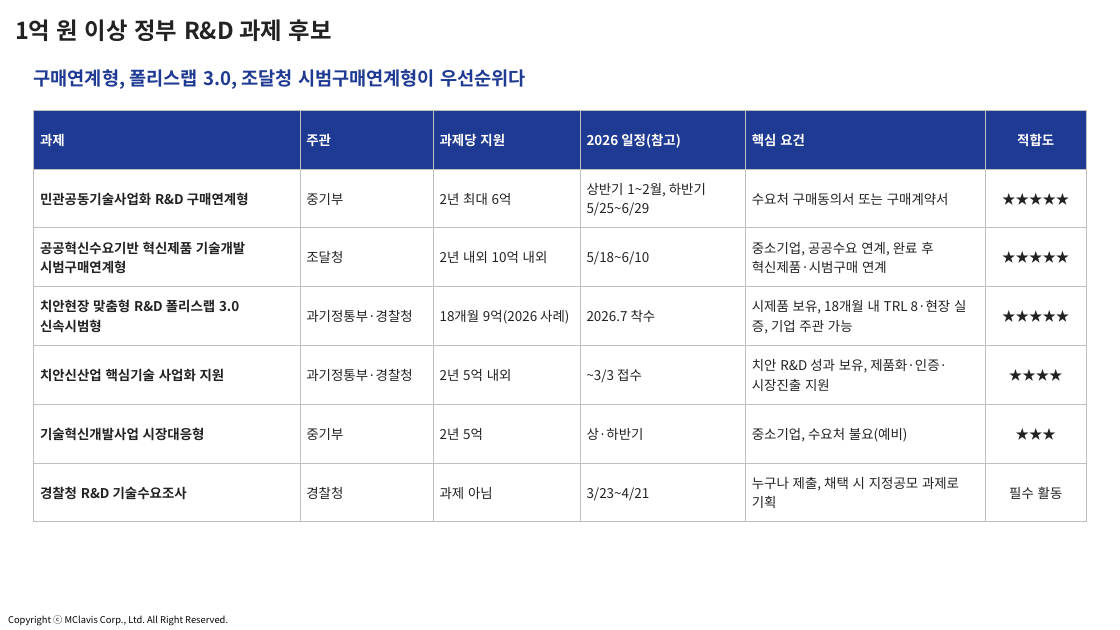
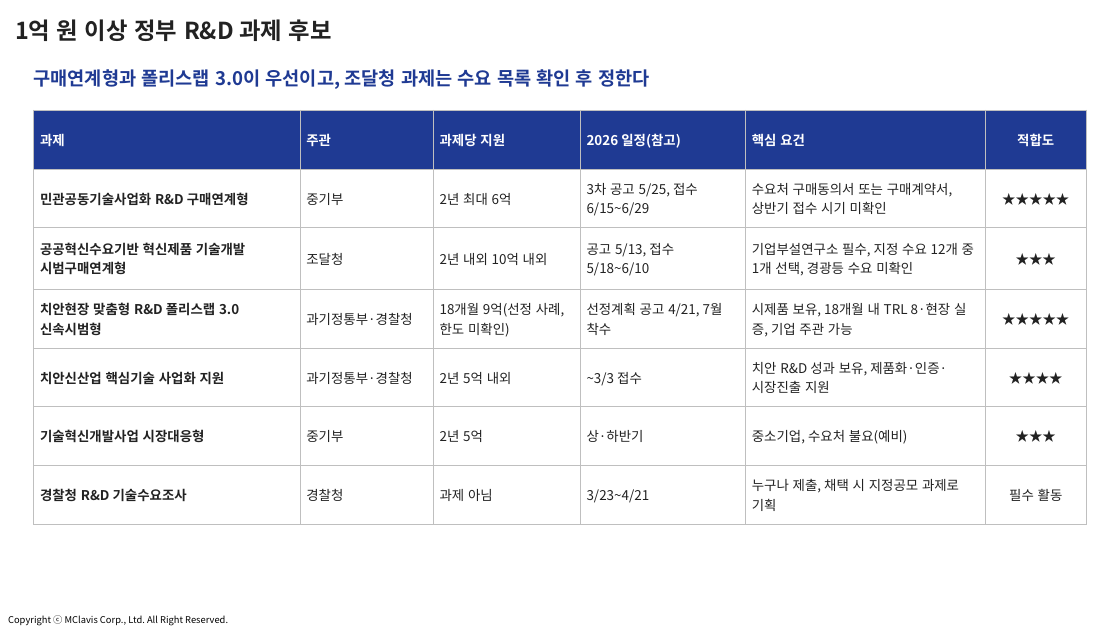
Before and after one commit to jangha-collab/jangha-kim, a slide deck: slide 15 of docs/사업계획서/2026-10_스마트경찰경광등_사업계획_과제제안.pptx. Drawn at 1120x630 pixels with LibreOffice and Linux fonts; fonts in the diff are those of the drawing; background and template pictures are left out. Boxes give left, top, right and bottom in pixels: in the first picture for what was removed or moved away, otherwise in the second. Text is boxed around its words. In the diff, an @@ line names an element or a change of style, - is before the commit and + after.

```diff
--- a/docs/사업계획서/2026-10_스마트경찰경광등_사업계획_과제제안.pptx
+++ b/docs/사업계획서/2026-10_스마트경찰경광등_사업계획_과제제안.pptx
@@ text at <box>34,69,649,89</box>: text changed @@
-구매연계형, 폴리스랩 3.0, 조달청 시범구매연계형이 우선순위다
+구매연계형과 폴리스랩 3.0이 우선이고, 조달청 과제는 수요 목록 확인 후 정한다
@@ table at <box>34,110,1086,524</box> @@
-row 2, column 4: 상반기 1~2월, 하반기 5/25~6/29
+row 2, column 4: 3차 공고 5/25, 접수 6/15~6/29
-row 2, column 5: 수요처 구매동의서 또는 구매계약서
+row 2, column 5: 수요처 구매동의서 또는 구매계약서, 상반기 접수 시기 미확인
-row 3: 공공혁신수요기반 혁신제품 기술개발 시범구매연계형 | 조달청 | 2년 내외 10억 내외 | 5/18~6/10 | 중소기업, 공공수요 연계, 완료 후 혁신제품·시범구매 연계 | ★★★★★
+row 3: 공공혁신수요기반 혁신제품 기술개발 시범구매연계형 | 조달청 | 2년 내외 10억 내외 | 공고 5/13, 접수 5/18~6/10 | 기업부설연구소 필수, 지정 수요 12개 중 1개 선택, 경광등 수요 미확인 | ★★★
-row 4, column 3: 18개월 9억(2026 사례)
+row 4, column 3: 18개월 9억(선정 사례, 한도 미확인)
-row 4, column 4: 2026.7 착수
+row 4, column 4: 선정계획 공고 4/21, 7월 착수
```
Also in this commit, not shown: 2 other slides changed, 5 other files.
